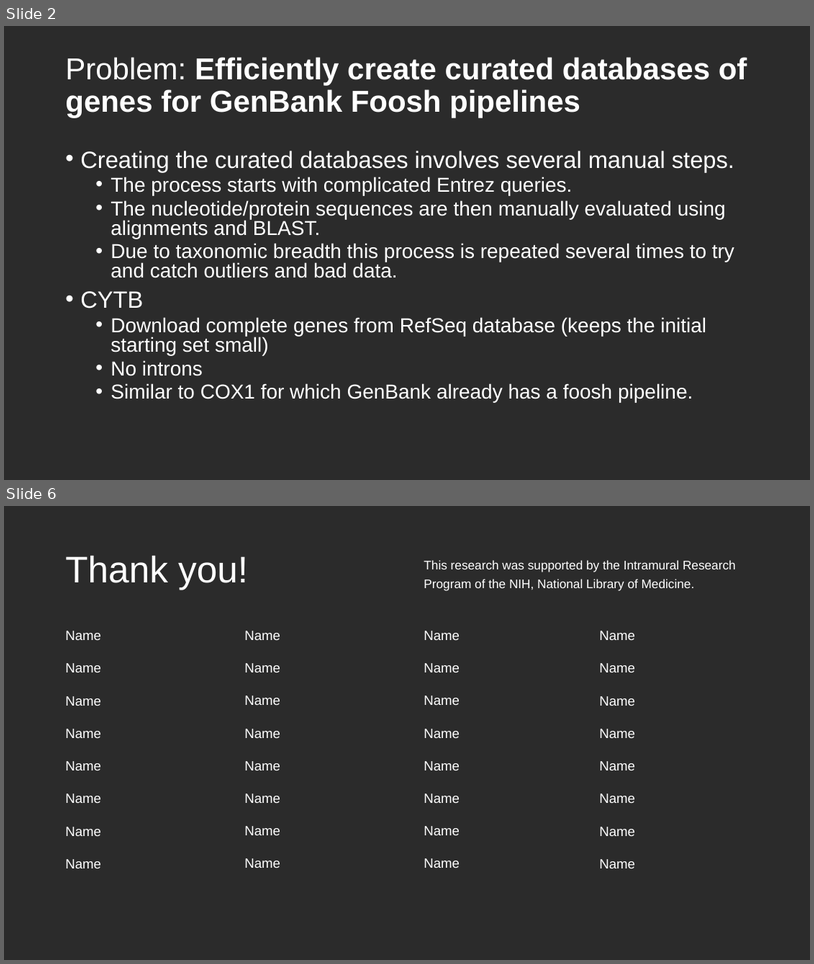
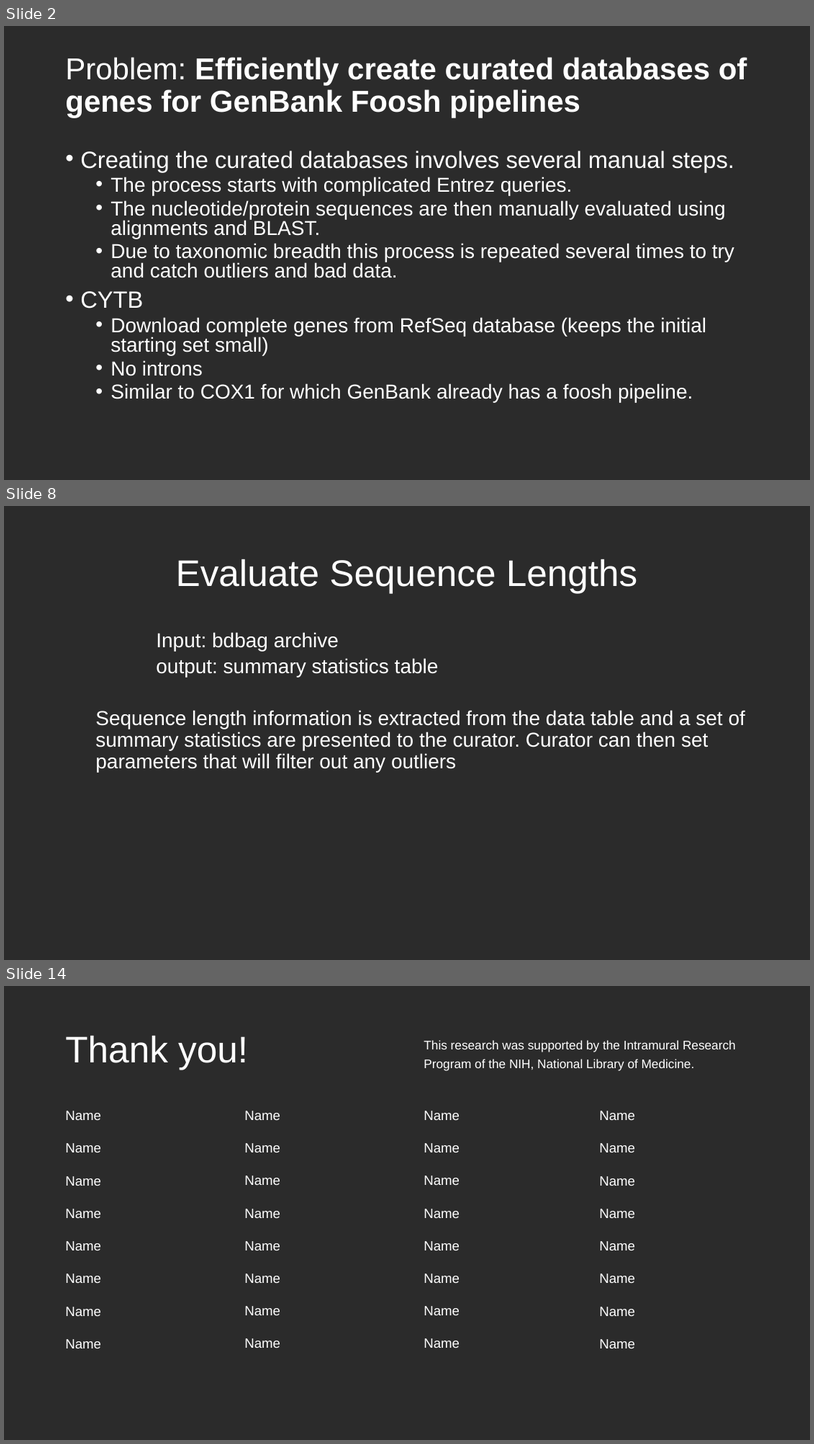
Before and after one commit to NCBI-Codeathons/Marker-Gene-Validator, a slide deck: Marker-Gene-Validator.pptx. Shown one above the other, each under a label of ours: slides 2 and 6 before the commit, slides 2, 8 and 14 after it; the slides between them are not shown. The pictures are 814x964 and 814x1444 pixels, drawn with LibreOffice and Linux fonts; fonts in the diff are those of the drawing; background and template pictures are left out; a plain dark background stands for a picture behind light text. Boxes give left, top, right and bottom in pixels: in the first picture for what was removed or moved away, otherwise in the second. Text is boxed around its words. In the diff, an @@ line names an element or a change of style, - is before the commit and + after.

```diff
--- a/Marker-Gene-Validator.pptx
+++ b/Marker-Gene-Validator.pptx
@@ slide 8 added at (x1=4, y1=506, x2=810, y2=960), background picture (left out) @@
@@ title added at (x1=176, y1=559, x2=638, y2=593), 44 pt, text #FFFFFF @@
+Evaluate Sequence Lengths
@@ text added at (x1=95, y1=632, x2=746, y2=772), 24 pt, text #FFFFFF @@
+  Input: bdbag archive
+  output: summary statistics table
+  Sequence length information is extracted from the data table and a set of summary statistics are presented to the curator. Curator can then set parameters that will filter out any outliers
@@ what was slide 6 is now slide 14 @@
```
Also in this commit, not shown: 3 slides changed, 7 other slides added.
